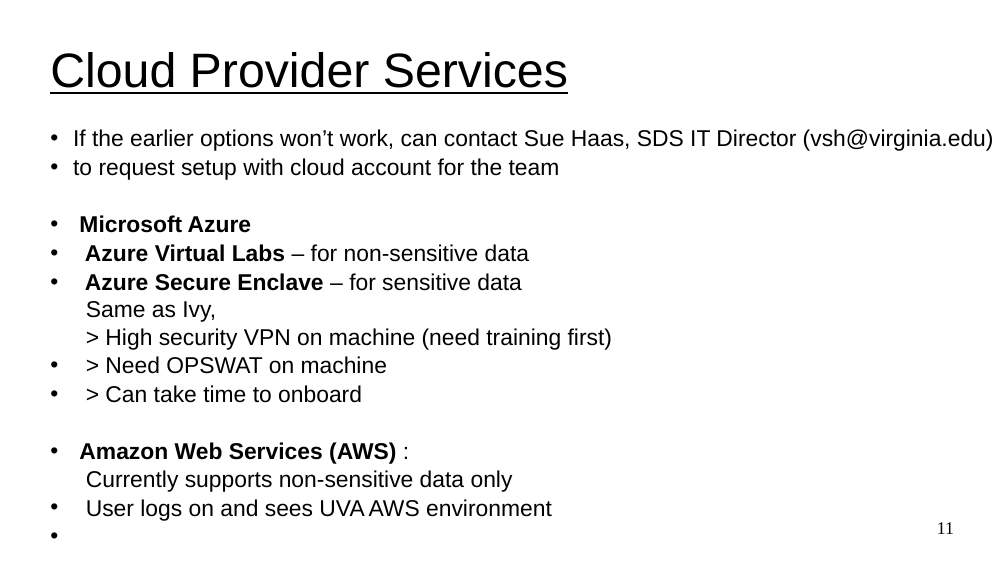
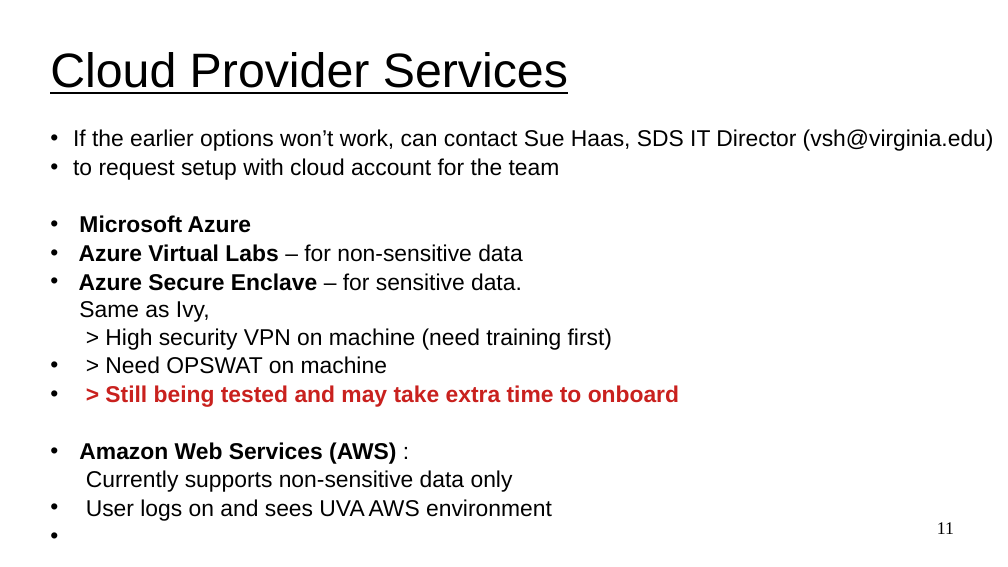
Before and after one commit to UVADS/ds6011, a slide deck: slide 11 of 10_computing_options.pptx. Drawn at 1008x567 pixels with LibreOffice and Linux fonts; fonts in the diff are those of the drawing. Boxes give left, top, right and bottom in pixels: in the first picture for what was removed or moved away, otherwise in the second. Text is boxed around its words. In the diff, an @@ line names an element or a change of style, - is before the commit and + after.

Commit message:
updated sensitive data options

```diff
--- a/10_computing_options.pptx
+++ b/10_computing_options.pptx
@@ subtitle at (79,273,612,350): text changed @@
-• Azure Secure Enclave – for sensitive data
-  Same as Ivy,
-  > High security VPN on machine (need training first)
+• Azure Secure Enclave – for sensitive data.
+  Same as Ivy,
+  > High security VPN on machine (need training first)
@@ subtitle at (105,385,679,407): text changed; text colour #000000 to #C9211E; bold on @@
-• > Can take time to onboard
+• > Still being tested and may take extra time to onboard
```
Also in this commit, not shown: 6 other slides changed, 1 other file.
